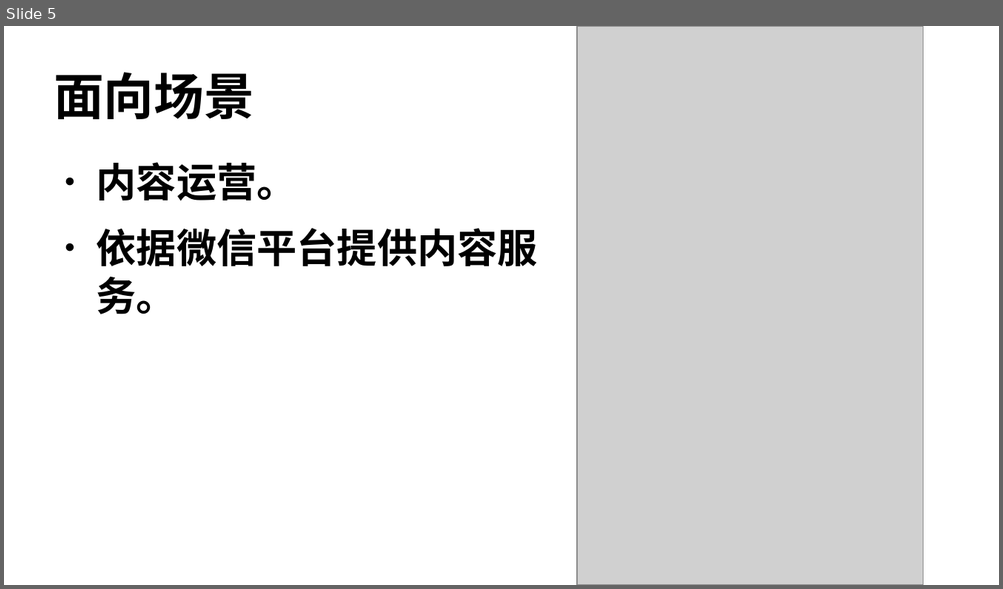
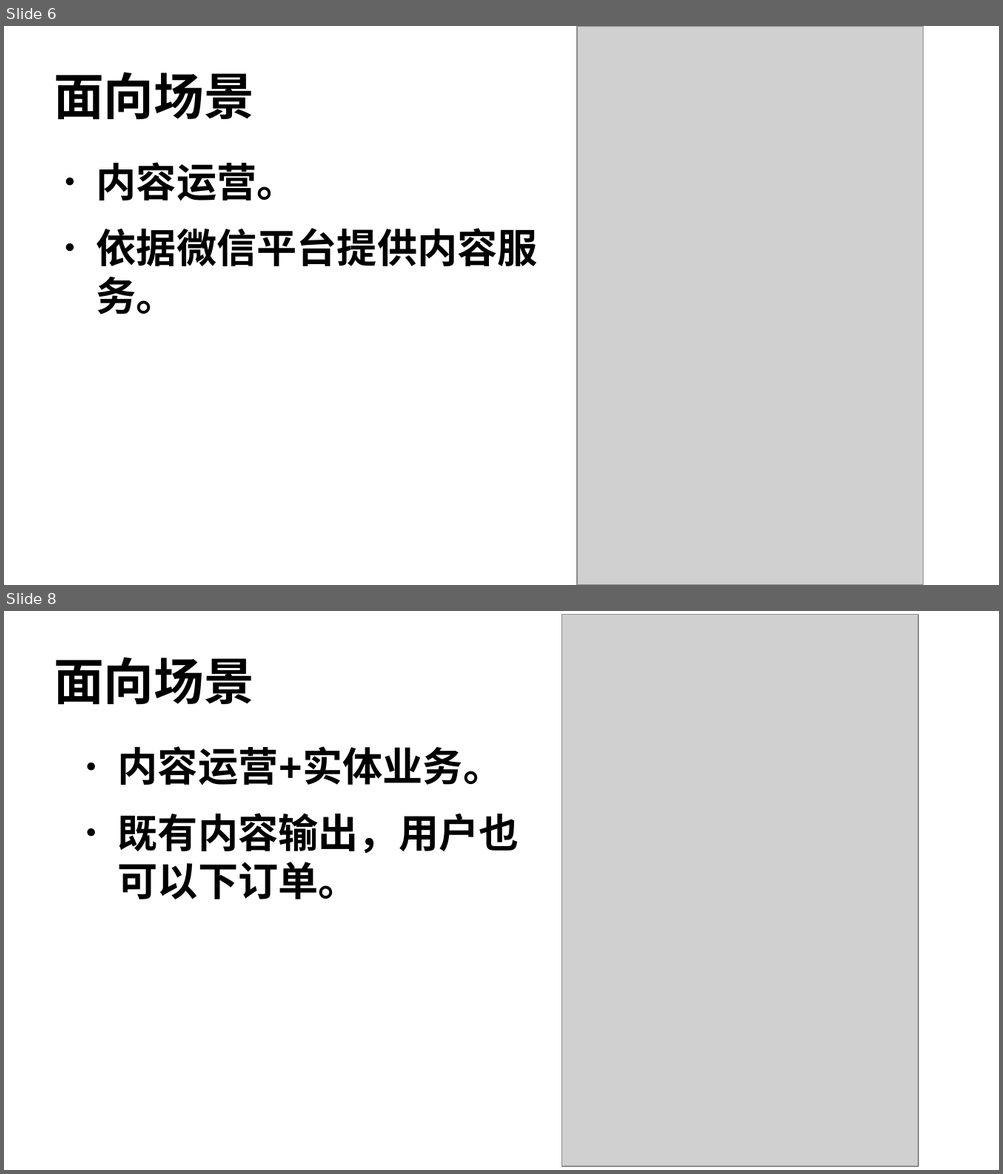
Before and after one commit to edu2act/course-wechat-and-miniprogram, a slide deck: materials/ch01/ch01_1-课程简介.odp. Shown one above the other, each under a label of ours: slide 5 before the commit, slides 6 and 8 after it; the slides between them are not shown. The pictures are 1003x589 and 1003x1174 pixels, drawn with LibreOffice and Linux fonts; fonts in the diff are those of the drawing; grey boxes stand for pictures. Boxes give left, top, right and bottom in pixels: in the first picture for what was removed or moved away, otherwise in the second. Text is boxed around its words. In the diff, an @@ line names an element or a change of style, - is before the commit and + after.

```diff
--- a/materials/ch01/ch01_1-课程简介.odp
+++ b/materials/ch01/ch01_1-课程简介.odp
@@ slide 8 added at <box>4,611,999,1170</box>, background #FFFFFF @@
@@ picture added at <box>562,615,918,1167</box> @@
@@ title added at <box>54,657,254,704</box>, 40 pt, text #000000, bold @@
+面向场景
@@ text added at <box>118,746,519,900</box>, 32 pt, text #000000, bold @@
+● 内容运营+实体业务。
+● 既有内容输出，用户也可以下订单。
@@ what was slide 5 is now slide 6 @@
```
Also in this commit, not shown: 4 slides changed, 1 other slide added, 1 slide removed, 1 other file.
